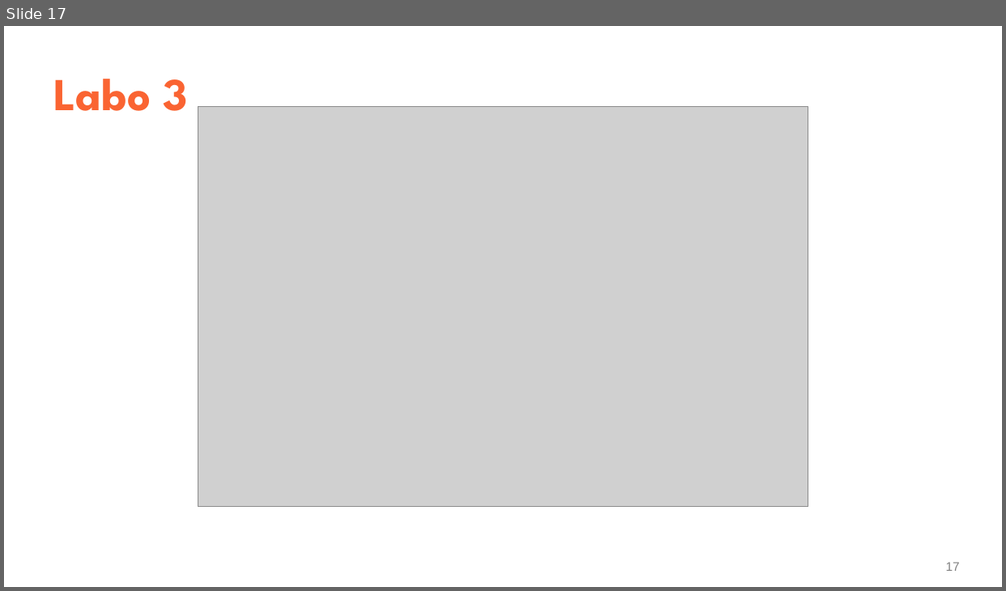
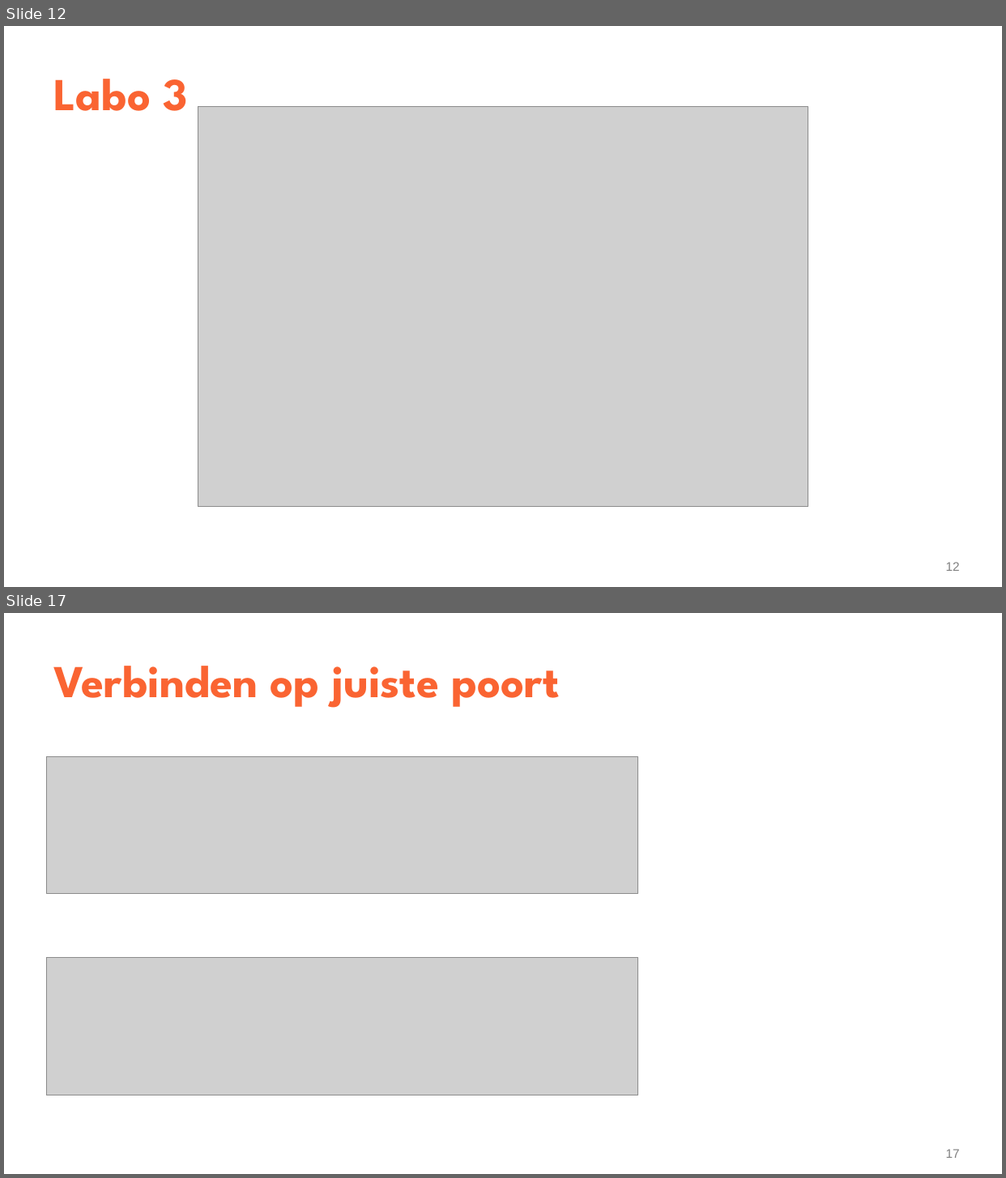
Before and after one commit to YenteLens/ylbachelorproef, a slide deck: Presentatie/eindpresentatie.pptx. Shown one above the other, each under a label of ours: slide 17 before the commit, slides 12 and 17 after it; the slides between them are not shown. The pictures are 1006x591 and 1006x1178 pixels, drawn with LibreOffice and Linux fonts; fonts in the diff are those of the drawing; grey boxes stand for pictures. Boxes give left, top, right and bottom in pixels: in the first picture for what was removed or moved away, otherwise in the second. Text is boxed around its words. In the diff, an @@ line names an element or a change of style, - is before the commit and + after.

```diff
--- a/Presentatie/eindpresentatie.pptx
+++ b/Presentatie/eindpresentatie.pptx
@@ slide 17 added at [4, 613, 1002, 1174], background #FFFFFF @@
@@ title added at [53, 666, 560, 708], 44 pt, text #FA6432, bold @@
+Verbinden op juiste poort
@@ picture added at [46, 756, 637, 894] @@
@@ picture added at [46, 957, 637, 1096] @@
@@ page number added at [946, 1149, 960, 1158], 12 pt, text #808080 @@
+17
@@ what was slide 17 is now slide 12 @@
@@ page number at [946, 562, 960, 571]: text changed @@
-17
+12
```
Also in this commit, not shown: 4 slides changed, 7 other slides added, 5 slides removed.
